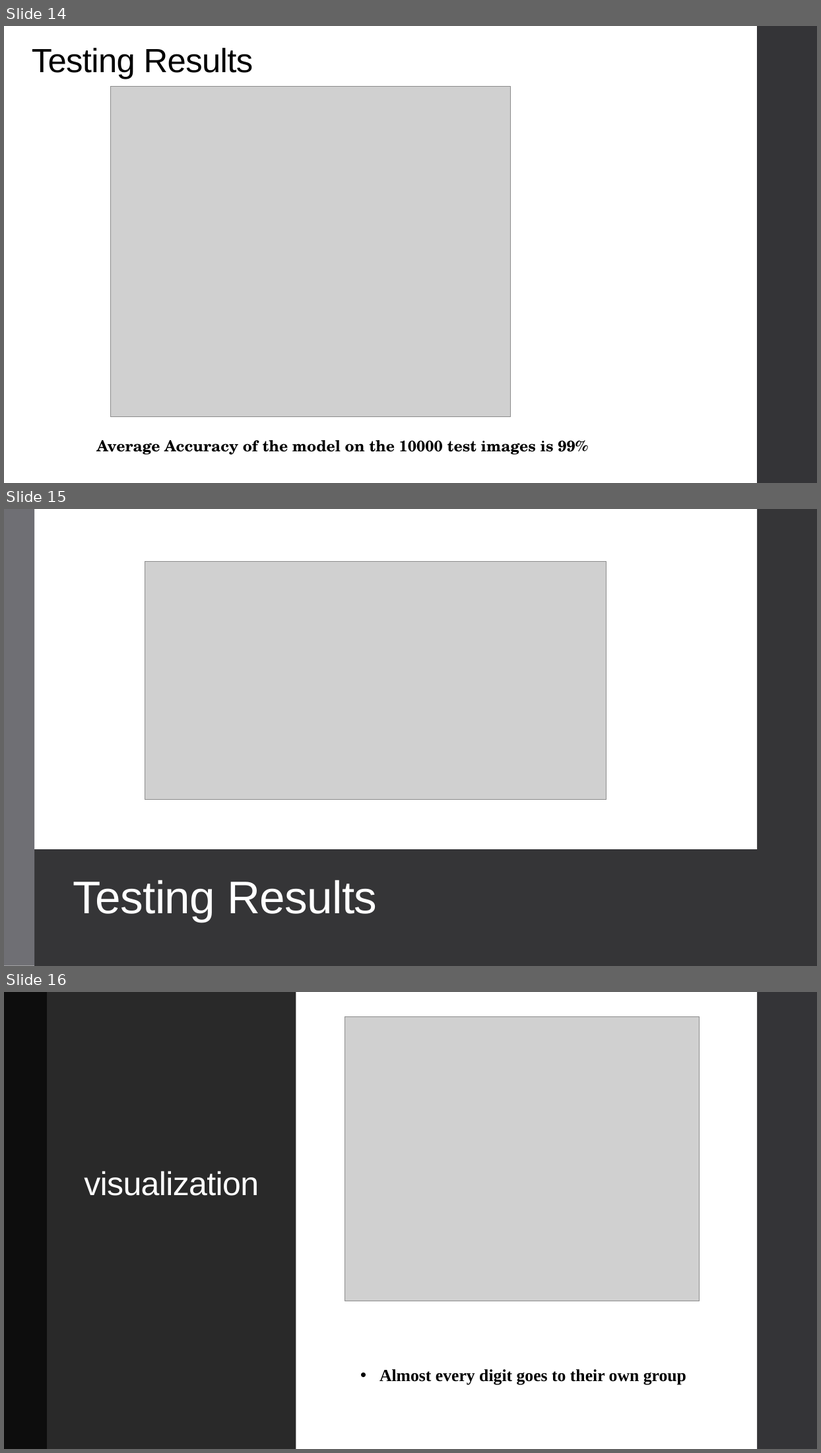
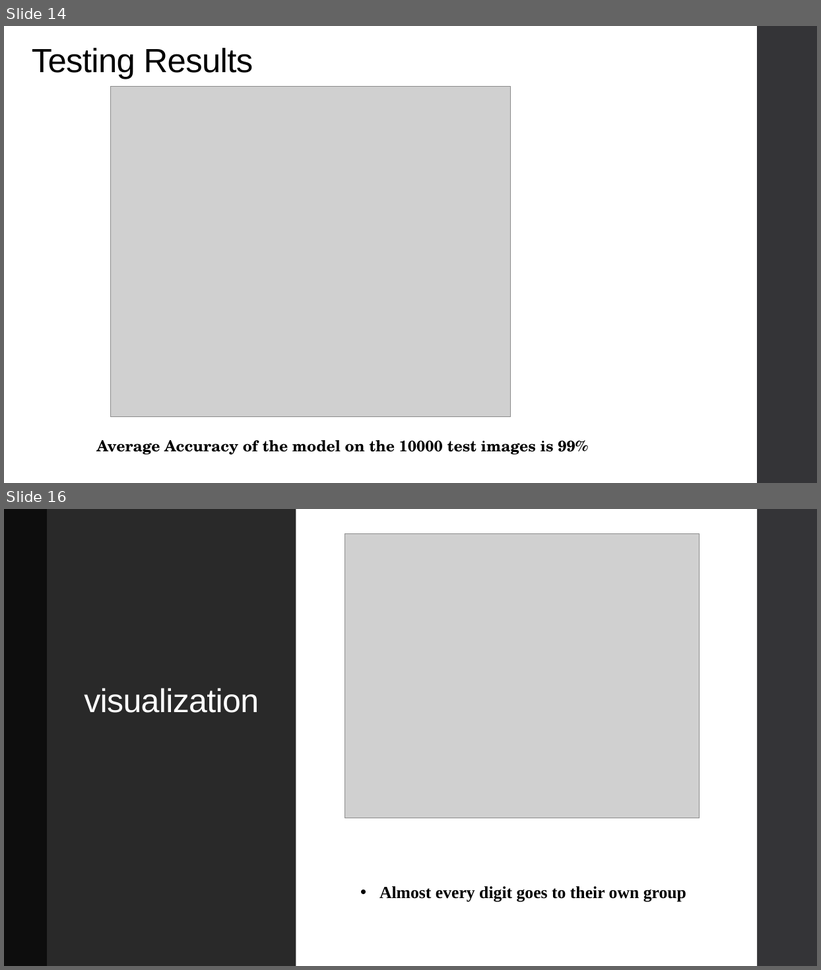
Before and after one commit to evazhang720/Final-Group-8, a slide deck: Final-Group-Presentation/ML2 - Final Project-Slice.pptx. Shown one above the other, each under a label of ours: slides 14, 15 and 16 before the commit, slides 14 and 16 after it; the slides between them are not shown. The pictures are 821x1453 and 821x970 pixels, drawn with LibreOffice and Linux fonts; fonts in the diff are those of the drawing; grey boxes stand for pictures. Boxes give left, top, right and bottom in pixels: in the first picture for what was removed or moved away, otherwise in the second. Text is boxed around its words. In the diff, an @@ line names an element or a change of style, - is before the commit and + after.

```diff
--- a/Final-Group-Presentation/ML2 - Final Project-Slice.pptx
+++ b/Final-Group-Presentation/ML2 - Final Project-Slice.pptx
@@ slide 15 removed at [4, 509, 817, 966], background #FFFFFF; not listed: 1 template element that a slide beside it also shows @@
@@ rectangle removed at [4, 509, 34, 966] @@
@@ rectangle removed at [34, 509, 757, 850] @@
@@ rectangle removed at [757, 509, 817, 966] @@
@@ picture removed at [145, 561, 607, 800] @@
@@ rectangle removed at [34, 850, 757, 966] @@
@@ title removed at [73, 880, 377, 922] @@
-Testing Results
```
Also in this commit, not shown: 3 slides changed, 1 slide added.
